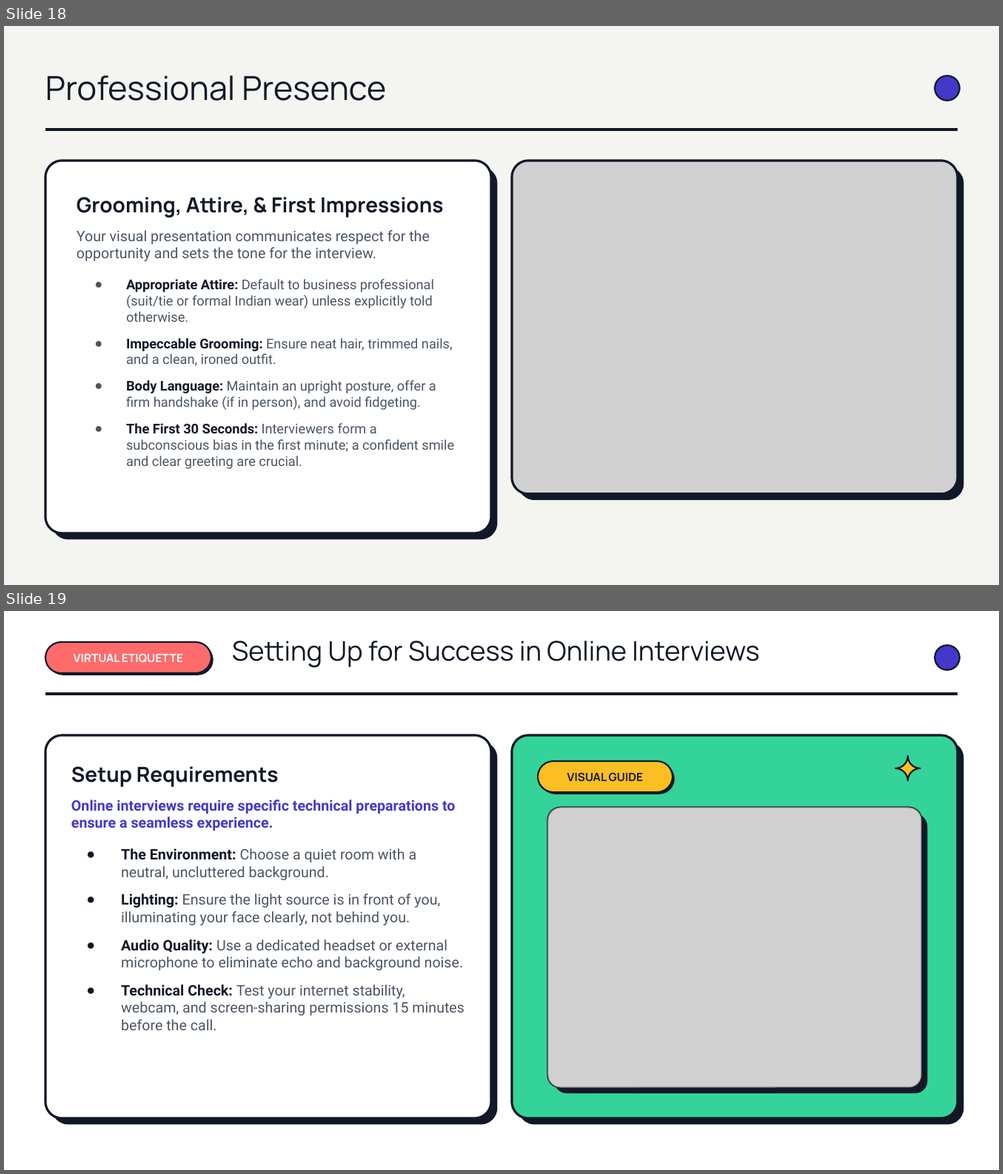
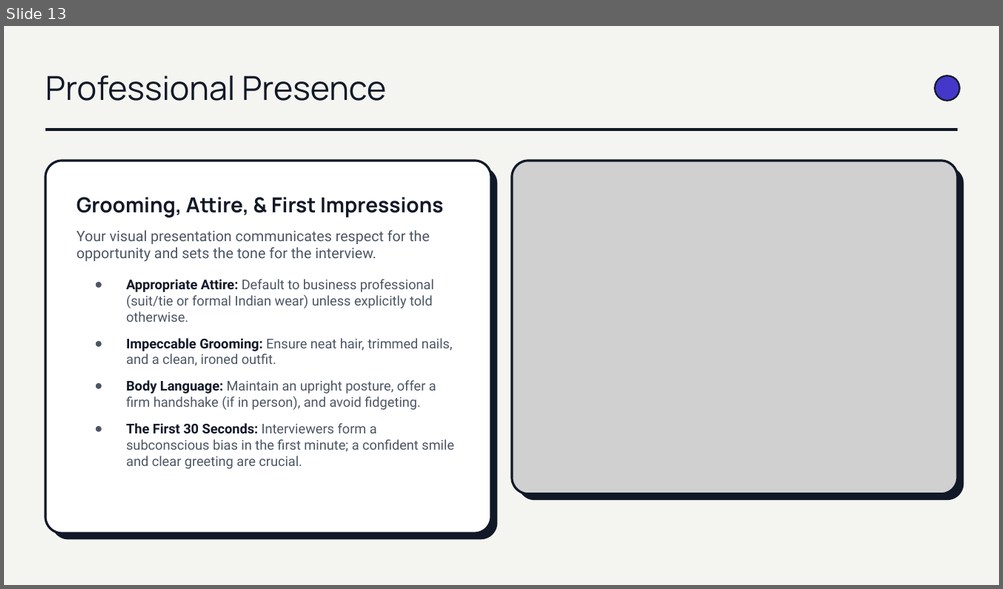
Before and after one commit to brinda-25/workshop, a slide deck: Day4/Mastering_Interview.pptx. Shown one above the other, each under a label of ours: slides 18 and 19 before the commit, slide 13 after it. The pictures are 1003x1174 and 1003x589 pixels, drawn with LibreOffice and Linux fonts; fonts in the diff are those of the drawing; grey boxes stand for pictures. Boxes give left, top, right and bottom in pixels: in the first picture for what was removed or moved away, otherwise in the second. Text is boxed around its words. In the diff, an @@ line names an element or a change of style, - is before the commit and + after.

```diff
--- a/Day4/Mastering_Interview.pptx
+++ b/Day4/Mastering_Interview.pptx
@@ slide 19 removed at (x1=4, y1=611, x2=999, y2=1170), background #FFFFFF @@
@@ group removed at (x1=45, y1=641, x2=959, y2=694): 2 rounded rectangles, 2 texts, 1 line, 1 ellipse @@
-VIRTUAL ETIQUETTE
-Setting Up for Success in Online Interviews
@@ rounded rectangle removed at (x1=45, y1=735, x2=491, y2=1119) @@
@@ rounded rectangle removed at (x1=52, y1=741, x2=497, y2=1125) @@
@@ text removed at (x1=71, y1=766, x2=464, y2=1031) @@
-Setup Requirements
-Online interviews require specific technical preparations to ensure a seamless experience.
-● The Environment: Choose a quiet room with a neutral, uncluttered background.
-● Lighting: Ensure the light source is in front of you, illuminating your face clearly, not behind you.
-● Audio Quality: Use a dedicated headset or external microphone to eliminate echo and background noise.
-● Technical Check: Test your internet stability, webcam, and screen-sharing permissions 15 minutes before the call.
@@ group removed at (x1=512, y1=735, x2=964, y2=1125): 6 rounded rectangles, 1 text, 1 freeform shape, 1 picture @@
-VISUAL GUIDE
@@ what was slide 18 is now slide 13 @@
```
Also in this commit, not shown: 5 slides changed, 5 slides added, 6 other slides removed.
